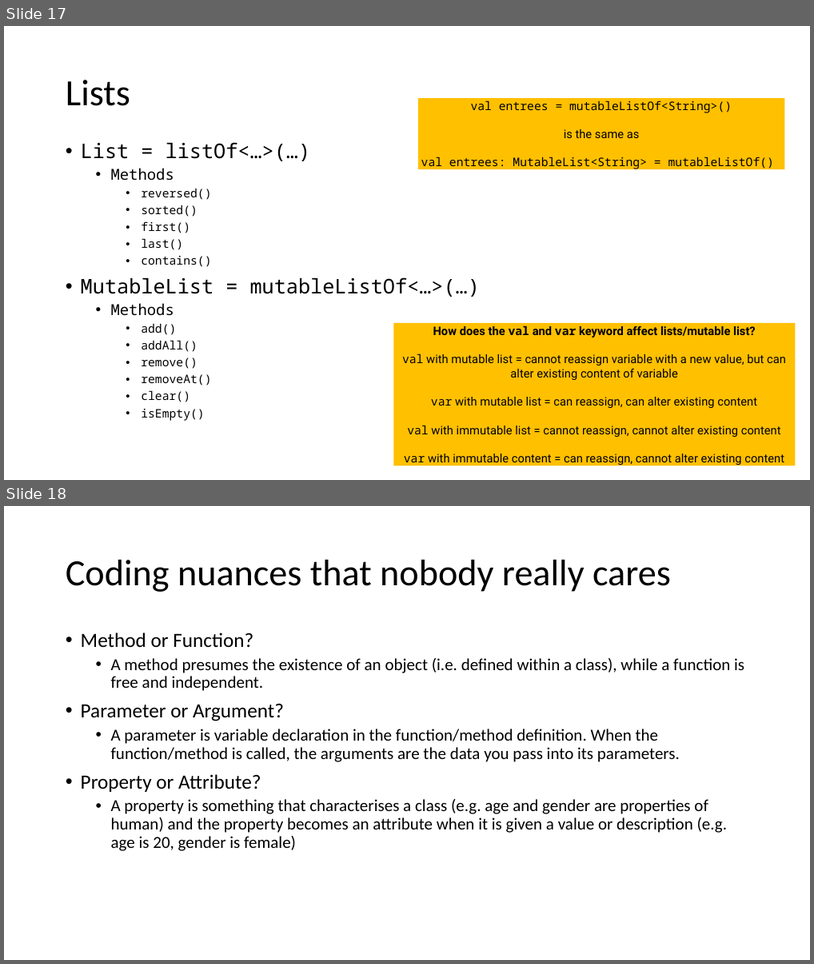
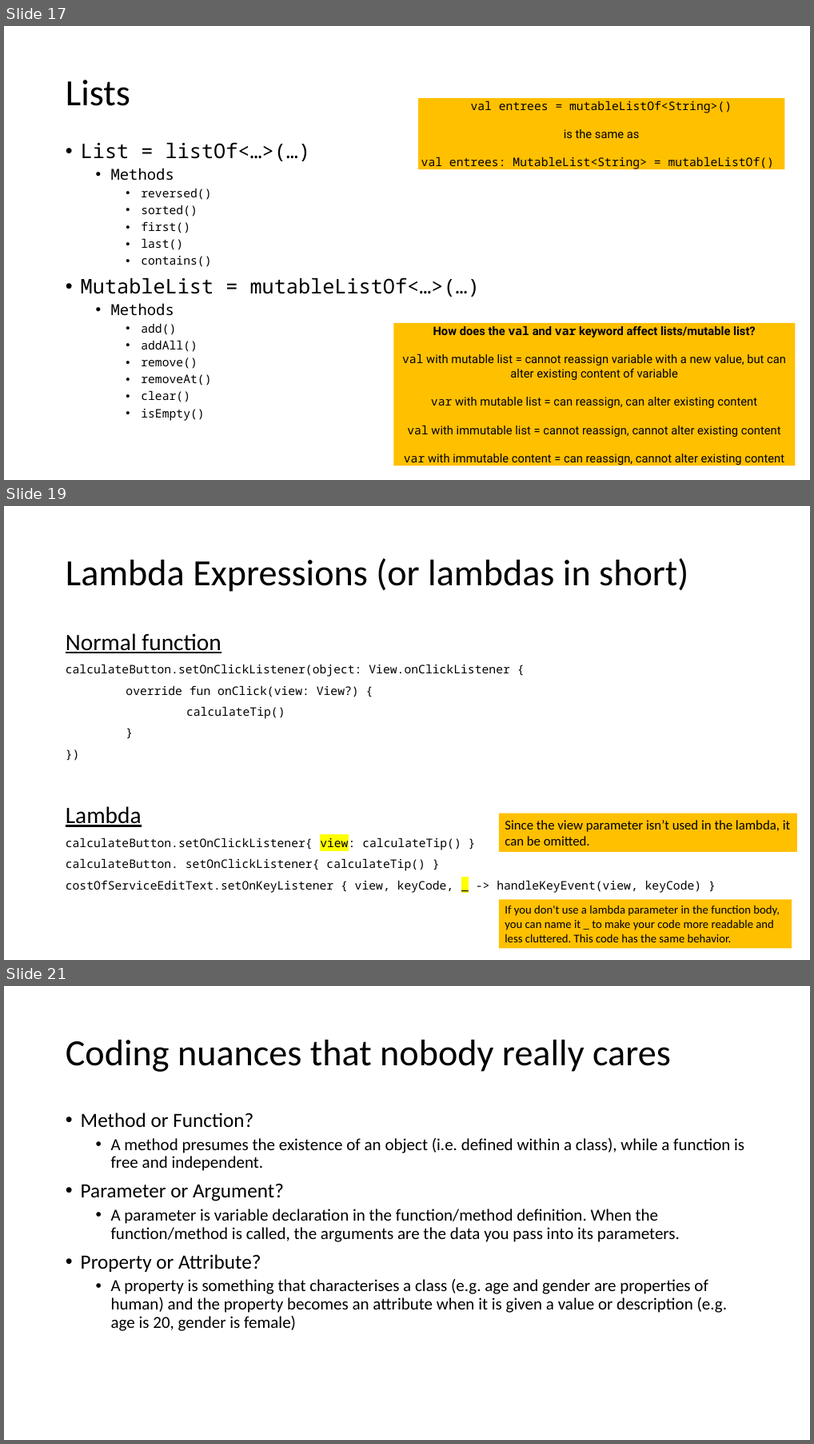
Before and after one commit to joellecorliss/Associate-Android-Developer, a slide deck: Android Basics in Kotlin.pptx. Shown one above the other, each under a label of ours: slides 17 and 18 before the commit, slides 17, 19 and 21 after it; the slides between them are not shown. The pictures are 814x964 and 814x1444 pixels, drawn with LibreOffice and Linux fonts; fonts in the diff are those of the drawing. Boxes give left, top, right and bottom in pixels: in the first picture for what was removed or moved away, otherwise in the second. Text is boxed around its words. In the diff, an @@ line names an element or a change of style, - is before the commit and + after.

Commit message:
updated slides

```diff
--- a/Android Basics in Kotlin.pptx
+++ b/Android Basics in Kotlin.pptx
@@ slide 19 added at (4, 506, 810, 960), background #FFFFFF @@
@@ title added at (66, 558, 689, 592), 44 pt, text #000000 @@
+Lambda Expressions (or lambdas in short)
@@ text added at (66, 633, 702, 892), 14 pt, text #000000 @@
+Normal function
+calculateButton.setOnClickListener(object: View.onClickListener {
+override fun onClick(view: View?) {
+calculateTip()
+}
+})
+Lambda
+calculateButton.setOnClickListener{ view: calculateTip() }
+calculateButton. setOnClickListener{ calculateTip() }
+costOfServiceEditText.setOnKeyListener { view, keyCode, _ -> handleKeyEvent(view, keyCode) }
@@ rectangle added at (499, 812, 798, 852), fill #FFC000, 16 pt, text #000000 @@
+Since the view parameter isn’t used in the lambda, it can be omitted.
@@ rectangle added at (499, 900, 792, 948), fill #FFC000, 14 pt, text #000000 @@
+If you don't use a lambda parameter in the function body, you can name it _ to make your code more readable and less cluttered. This code has the same behavior.
@@ what was slide 18 is now slide 21 @@
```
Also in this commit, not shown: 2 other slides added.
